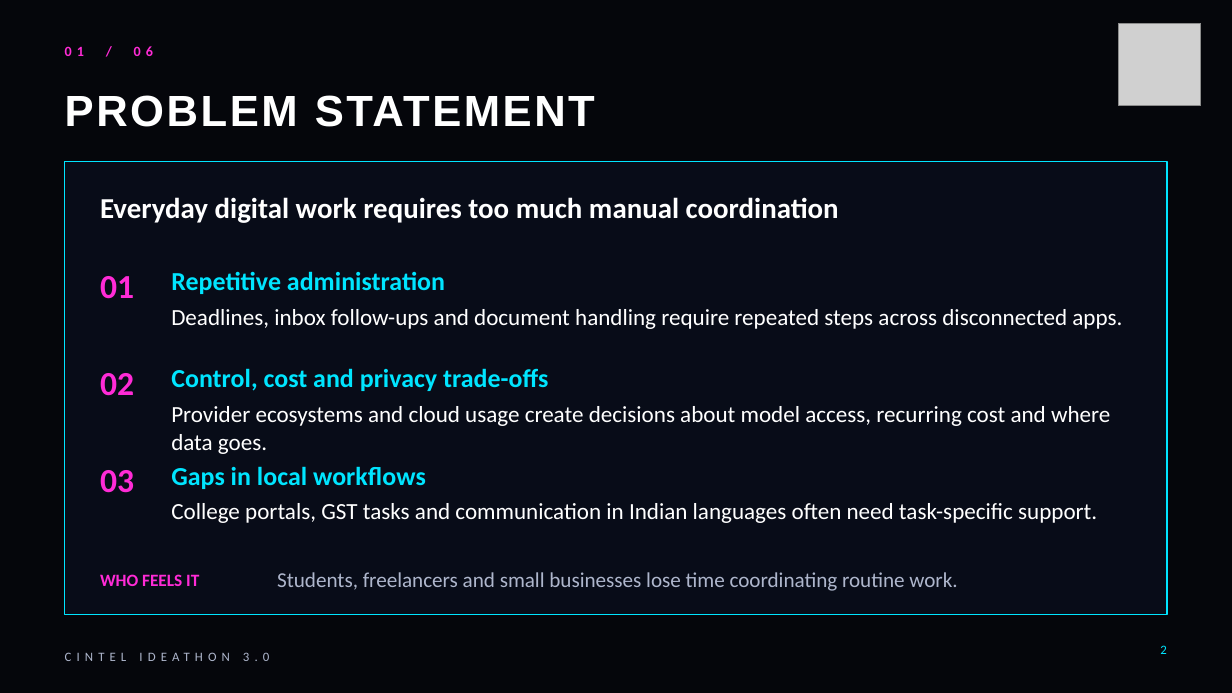
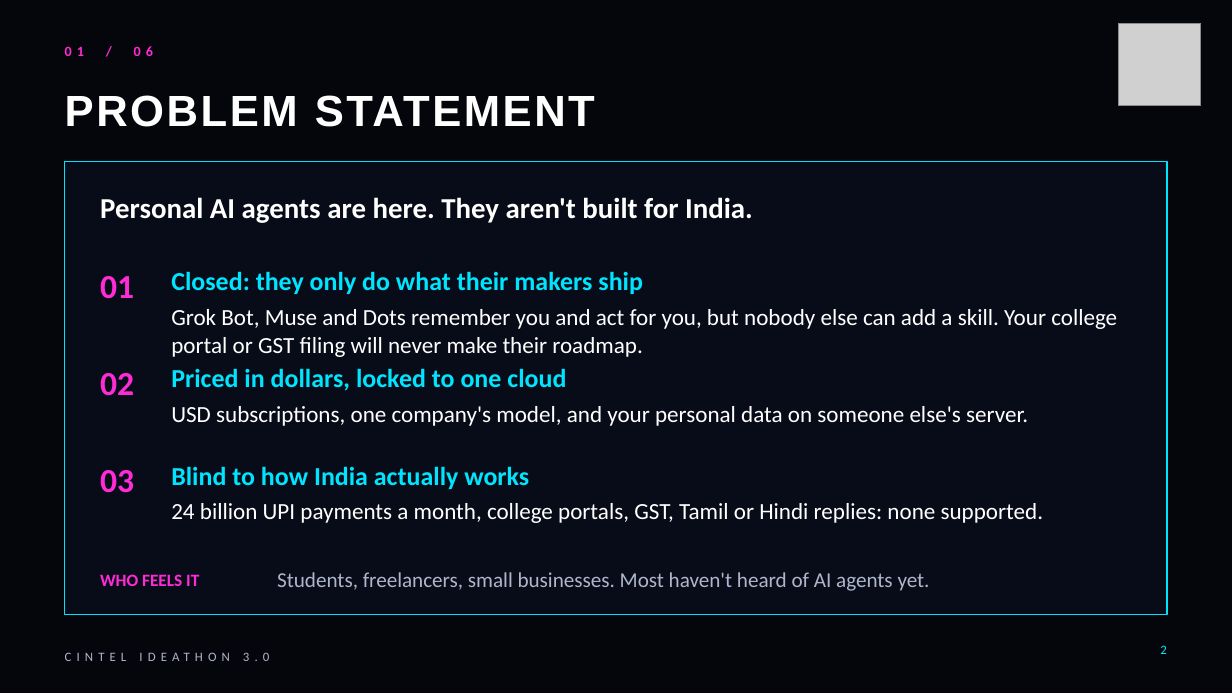
Before and after one commit to solnikhil/Socius, a slide deck: slide 2 of docs/pitch/ideathon-3.0/Socius_Ideathon_3.0_HQ_Final.pptx. Drawn at 1232x693 pixels with LibreOffice and Linux fonts; fonts in the diff are those of the drawing; grey boxes stand for pictures; background and template pictures are left out. Boxes give left, top, right and bottom in pixels: in the first picture for what was removed or moved away, otherwise in the second. Text is boxed around its words. In the diff, an @@ line names an element or a change of style, - is before the commit and + after.

```diff
--- a/docs/pitch/ideathon-3.0/Socius_Ideathon_3.0_HQ_Final.pptx
+++ b/docs/pitch/ideathon-3.0/Socius_Ideathon_3.0_HQ_Final.pptx
@@ text at (100, 197, 753, 223): text changed @@
-Everyday digital work requires too much manual coordination
+Personal AI agents are here. They aren't built for India.
@@ text at (171, 271, 643, 294): text changed @@
-Repetitive administration
+Closed: they only do what their makers ship
@@ text at (171, 309, 1117, 357): text changed @@
-Deadlines, inbox follow-ups and document handling require repeated steps across disconnected apps.
+Grok Bot, Muse and Dots remember you and act for you, but nobody else can add a skill. Your college portal or GST filing will never make their roadmap.
@@ text at (171, 368, 566, 391): text changed @@
-Control, cost and privacy trade-offs
+Priced in dollars, locked to one cloud
@@ text at (171, 406, 1028, 426): text changed @@
-Provider ecosystems and cloud usage create decisions about model access, recurring cost and where data goes.
+USD subscriptions, one company's model, and your personal data on someone else's server.
@@ text at (171, 466, 529, 489): text changed @@
-Gaps in local workflows
+Blind to how India actually works
@@ text at (171, 503, 1044, 523): text changed @@
-College portals, GST tasks and communication in Indian languages often need task-specific support.
+24 billion UPI payments a month, college portals, GST, Tamil or Hindi replies: none supported.
@@ text at (277, 572, 930, 591): text changed @@
-Students, freelancers and small businesses lose time coordinating routine work.
+Students, freelancers, small businesses. Most haven't heard of AI agents yet.
```
Also in this commit, not shown: 6 other slides changed, 10 other files.
